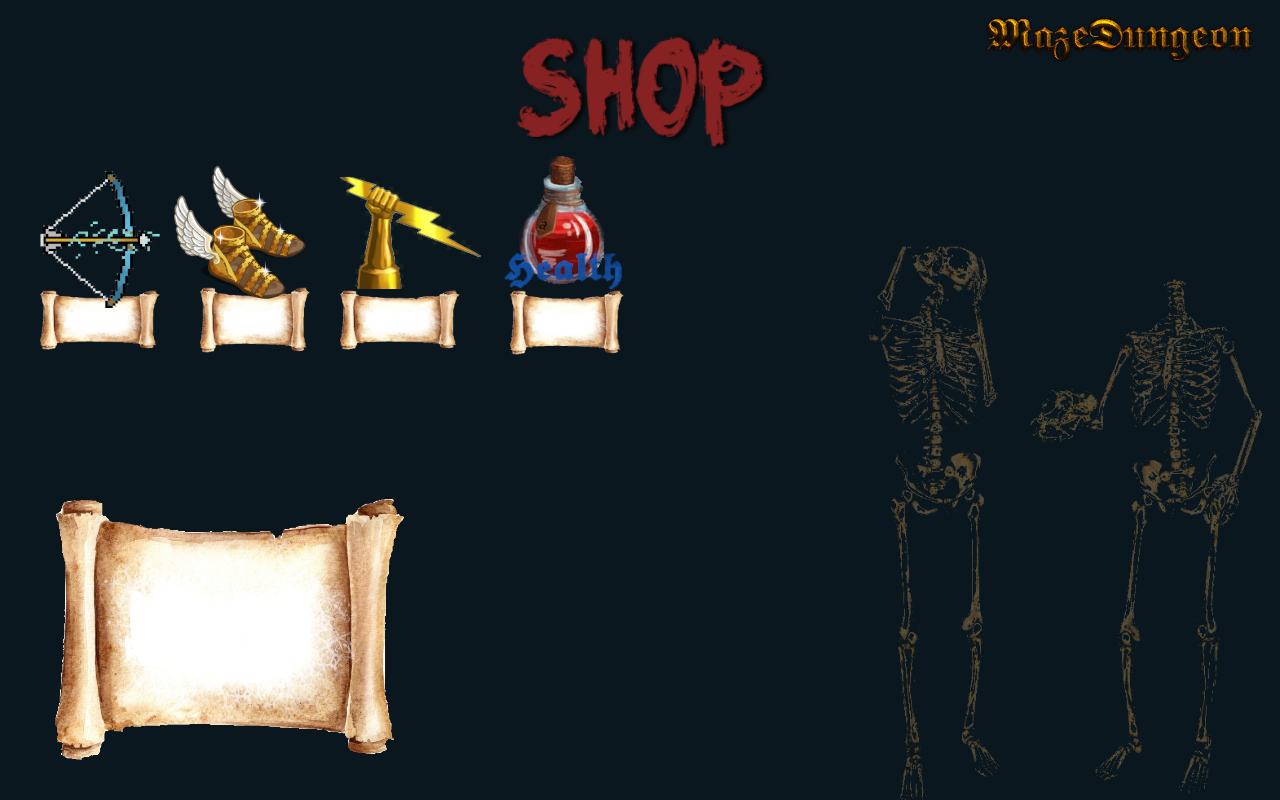
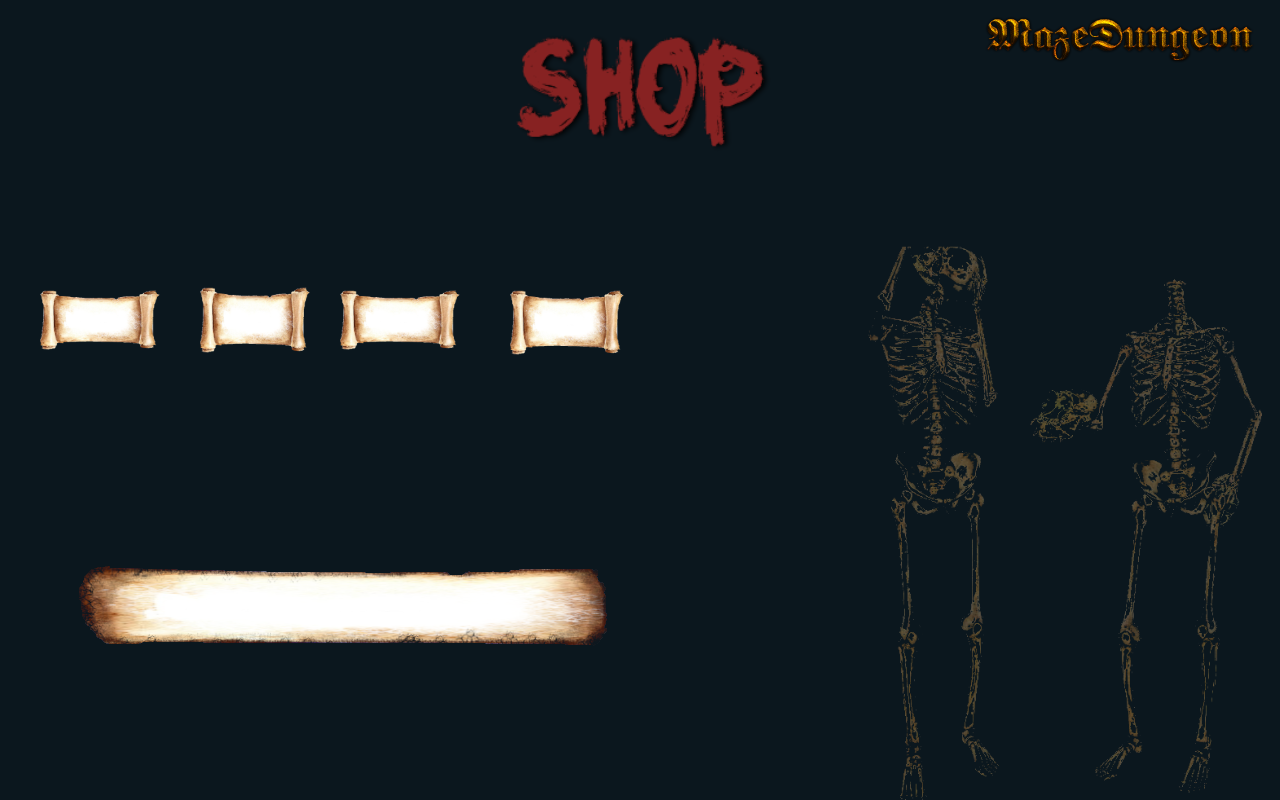
The second 1280 × 800 image is a revision of the first. Changes to its layers:
hid "health.png" over <box>504,156,622,293</box>
hid "zeusBolt.png" over <box>339,176,481,289</box>
hid "hermesBoots.png" over <box>174,166,306,299</box>
hid "arthemideBow.png" over <box>40,170,161,308</box>
painted on "pergamena messaggio" over <box>55,499,607,760</box>
